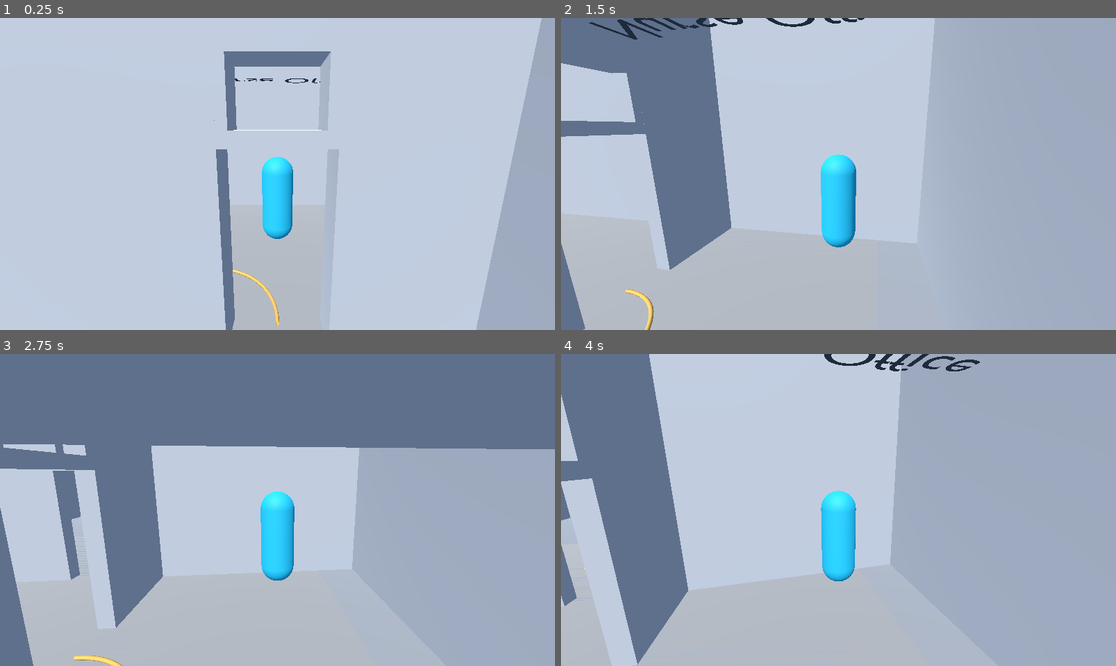
Above: before the commit, frames 1-4 (two rows, left to right).
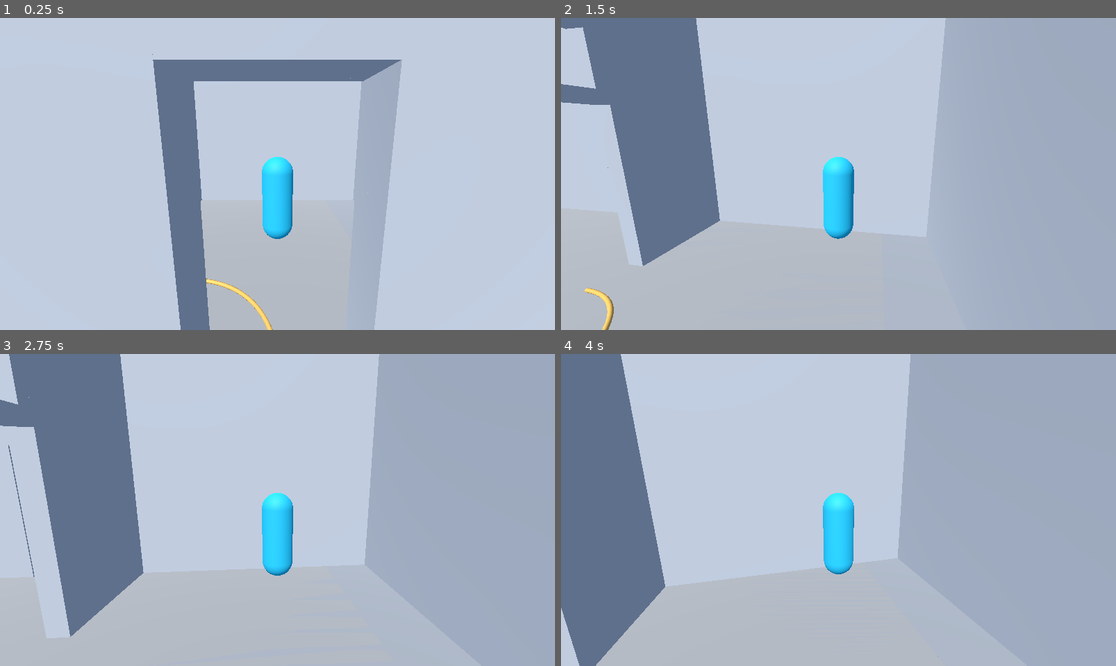
Above: after the commit, the same moments.

Repository: evanqjones/Comp440Project3
Game: Godot game, scene res://scenes/school_blockout_preview.tscn
Same seed, same stepped clock (60 frames per second), same inputs: the game is played once before the commit and once after it.
Inputs (mouse positions are in pixels of both pictures, inside the frame that each line leads up to):
- Up to frame 1 (0.25 s): no input
- Up to frame 2 (1.5 s): tap Enter at 0.5 s; move the mouse to (866, 174) at 0.52 s; hold W from 0.53 s (still down); move the mouse to (810, 174) at 1.27 s
- Up to frame 3 (2.75 s): keep holding W; move the mouse to (288, 503) at 2.02 s
- Up to frame 4 (4 s): keep holding W; move the mouse to (832, 516) at 2.77 s; move the mouse to (877, 513) at 3.52 s

The runs differ from the first frame. In frame 1, 24% of the frame differs, in the area x 27-100%, y 0-100%; in frame 2, 9.1%; in frame 3, 34%, in the area x 0-100%, y 0-100%; in frame 4, 12%.

Commit message:
Scale preview player reference

Diff:
--- a/scenes/school_blockout_preview.tscn
+++ b/scenes/school_blockout_preview.tscn
@@ -16,6 +16,7 @@
 [node name="School" type="Node3D" parent="."]
 
 [node name="PlayerPlaceholder" parent="." instance=ExtResource("2_player")]
+scale = Vector3(0.8, 0.8, 0.8)
 
 [node name="WorldEnvironment" type="WorldEnvironment" parent="."]
 environment = SubResource("Environment_preview")
Not shown, changed: GODOT_SCHOOL_PREVIEW.md
Not shown, changed: WORK_LOG.md
